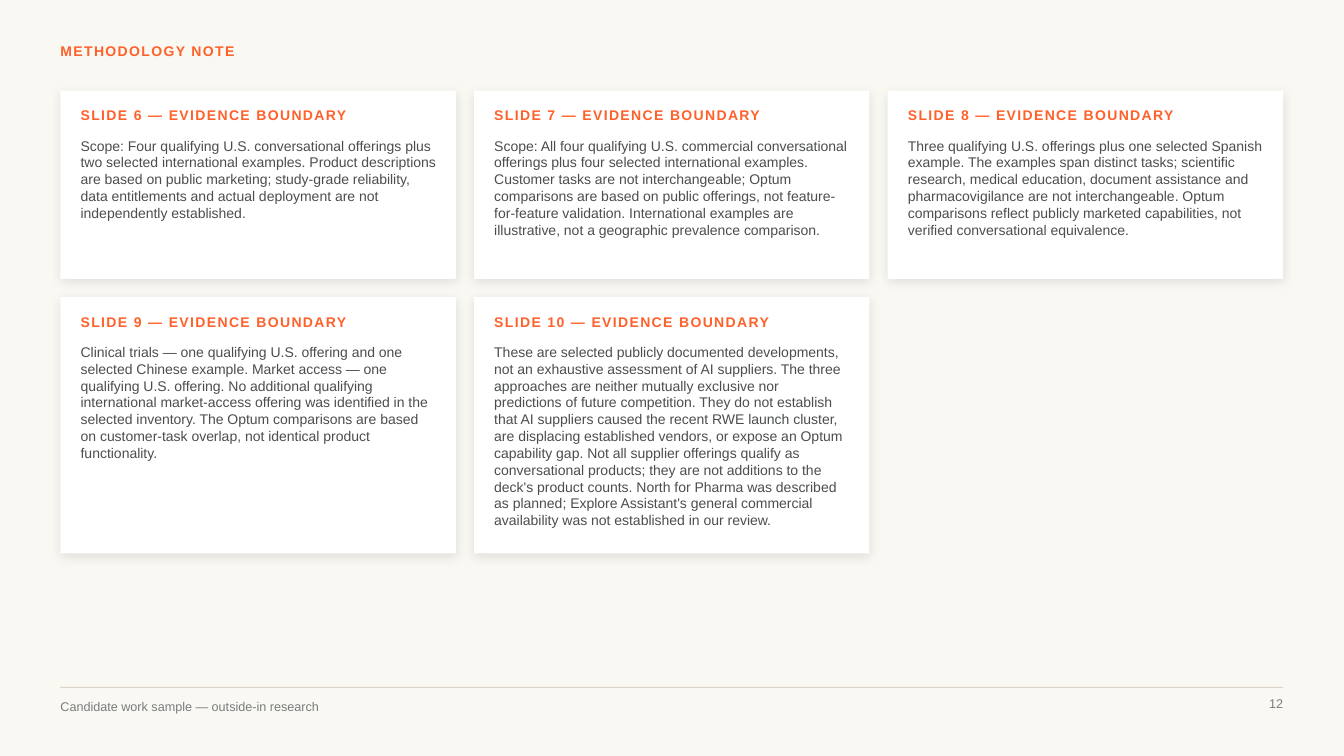
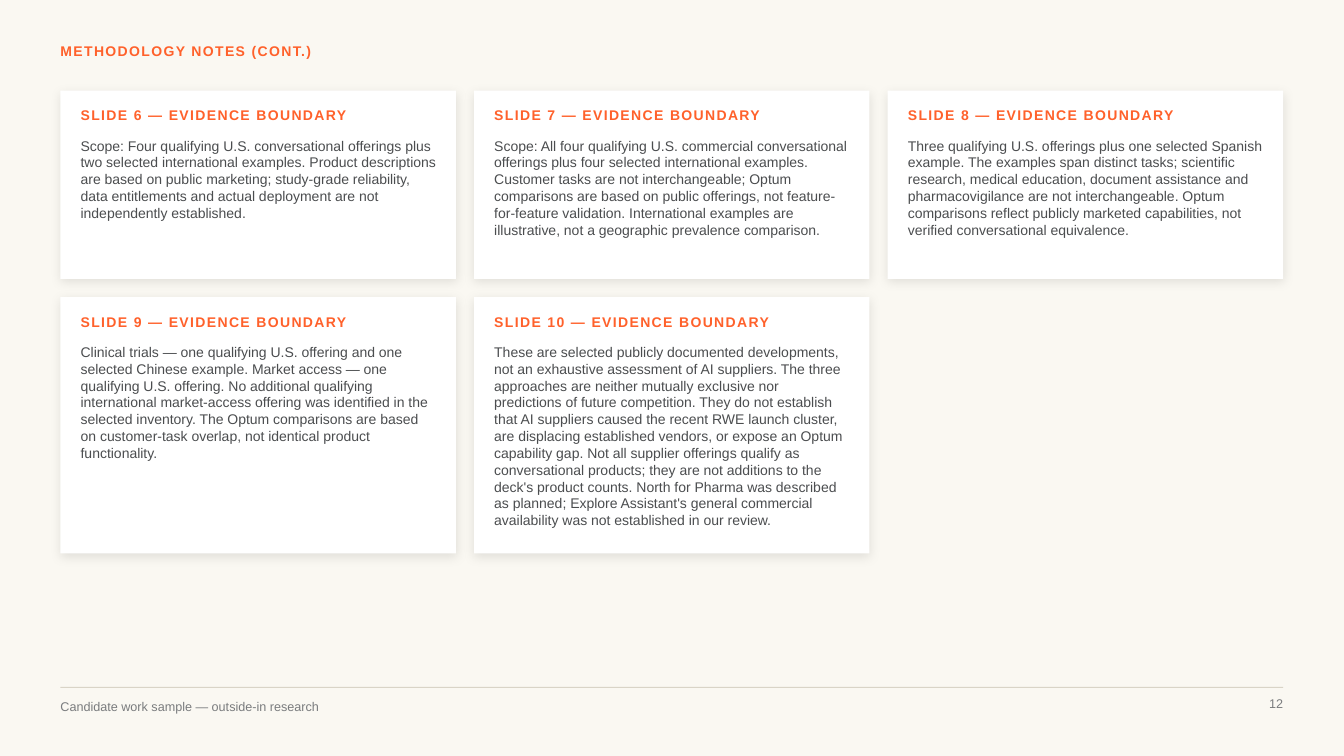
Before and after one commit to marinojt/test, a slide deck: slide 12 of deck/Optum-LS-Conversational-AI.pptx. Drawn at 1344x756 pixels with LibreOffice and Linux fonts; fonts in the diff are those of the drawing. Boxes give left, top, right and bottom in pixels: in the first picture for what was removed or moved away, otherwise in the second. Text is boxed around its words. In the diff, an @@ line names an element or a change of style, - is before the commit and + after.

```diff
--- a/deck/Optum-LS-Conversational-AI.pptx
+++ b/deck/Optum-LS-Conversational-AI.pptx
@@ text at (60,46,311,59): text changed @@
-METHODOLOGY NOTE
+METHODOLOGY NOTES (CONT.)
```
Also in this commit, not shown: 9 other slides changed, 12 other files.
